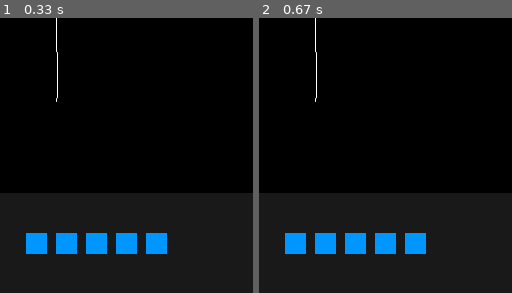
Above: before the commit, frames 1-2 (left to right).
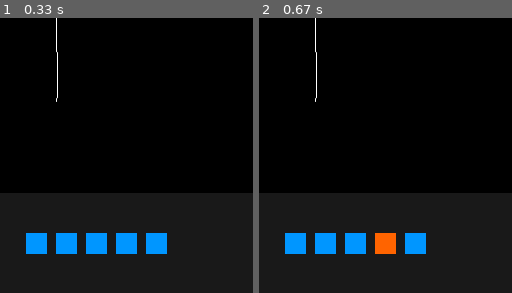
Above: after the commit, the same moments.

Repository: DavidChong2523/ECE183DA-code
Game: pygame game, started from main.py
The game is run twice, just before and just after one commit, with the same random seed, the same clock (stepped at 60 frames per second) and the same inputs.
Inputs:
- Up to frame 1 (0.33 s): no input
- Up to frame 2 (0.67 s): no input
The pictures show only the part of the screen within x 3-53%, y 50-100%; the shares and areas given below are measured in that part.

Frame 1 is identical in both runs. In frame 2, 0.6% of the frame differs, in the area x 45-55%, y 78-86%.

Commit message:
added noise to sensor reading

Diff:
--- a/nav_sim.py
+++ /dev/null
@@ -1,92 +0,0 @@
-from sim.outputs.OutputSystem import OutputSystem
-from sim.constants import DATA
-from sim.constants import ROBOT
-from sim.formulation import *
-import pandas as pd
-import matplotlib.pyplot as plt
-import pygame
-
-import cv2
-import numpy as np
-
-
-
-def rotation_mat(theta):
-    c, s = np.cos(theta), np.sin(theta)
-    rot = np.array([[c, -s], [s, c]])
-    return rot
-
-"""
-dim: (length, width)
-center: (x, y)
-angle: counterclockwise from x axis
-"""
-def rotated_rect(dim, center, angle):
-    l, w = dim
-    center = np.array([[center[0]], [center[1]]])
-    vertices = [(-w/2, l/2), (w/2, l/2), (w/2, -l/2), (-w/2, -l/2)]
-    vertices = [np.array([[v[0]], [v[1]]]) for v in vertices]
-    vertices = [rotation_mat(angle) @ v for v in vertices]
-    vertices = [v + center for v in vertices]
-    return vertices
-
-def rotated_line(length, center, angle):
-    center = np.array([[center[0]], [center[1]]])
-    vertices = [(0, 0), (length, 0)]
-    vertices = [np.array([[v[0]], [v[1]]]) for v in vertices]
-    vertices = [rotation_mat(angle) @ v for v in vertices]
-    vertices = [v + center for v in vertices]
-    return vertices
-
-def draw_rect(image, dim, center, angle, color=(255,0,0), thickness=1):
-    vertices = rotated_rect(dim, center, angle)
-    vertices = [(int(v[0][0]), int(v[1][0])) for v in vertices]
-
-    for i in range(4):
-        cv2.line(image, vertices[i], vertices[(i+1)%4], color, thickness)
-    return image
-
-def draw_line(image, length, center, angle, color=(0, 255, 0)):
-    vertices = rotated_line(length, center, angle)
-    vertices = [(int(v[0][0]), int(v[1][0])) for v in vertices]
-
-    cv2.arrowedLine(image, vertices[0], vertices[1], color)
-    return image
-
-
-pygame.init()
-vec = pygame.math.Vector2  # 2 for two dimensional
-
-HEIGHT = 450
-WIDTH = 400
-ACC = 0.5
-FRIC = -0.12
-FPS = 60
-
-FramePerSec = pygame.time.Clock()
-
-displaysurface = pygame.display.set_mode((WIDTH, HEIGHT))
-pygame.display.set_caption("Game")
-
-image = cv2.imread("line2.png")
-print("image shape", image.shape)
-print(image[:50, :50])
-#image = cv2.resize(image, (500, 500), interpolation=cv2.INTER_LINEAR)
-image = ~image
-
-cv2.imshow("test", image)
-cv2.waitKey(0)
-cv2.destroyAllWindows()
-
-def image2real(pix, image_shape):
-    row, col = pix
-    heigth, width = image_shape[0], image_shape[1]
-    real_x = col
-    real_y = height-row
-    return (real_x, real_y)
-
-def real2image(pos, image_shape):
-    x, y = pos
-    col = x
-    row = image_shape[0]-y
-    return (row, col)
--- a/sim/constants.py
+++ b/sim/constants.py
@@ -21,6 +21,9 @@
     I_THETA = 2
     I_SENSE = 0
 
+    # sensor noise probability
+    S_NOISE = 0.01
+
 class ENVIRONMENT:
     LENGTH = 1.0    # [m]
     WIDTH = 1.0     # [m]
--- a/sim/robots/KinematicsModel.py
+++ b/sim/robots/KinematicsModel.py
@@ -86,7 +86,7 @@
             image_len = ENVIRONMENT.DISPLAY_SCALE * ROBOT.SENSOR_LENGTH
             image_width = ENVIRONMENT.DISPLAY_SCALE * ROBOT.SENSOR_WIDTH
 
-            reading = utils.sensor_reading(self.env, image_pos, theta, (image_len, image_width))
+            reading = utils.sensor_reading(self.env, image_pos, theta, (image_len, image_width), noise=ROBOT.S_NOISE)
             sensor_readings.append(reading)
 
         self.outpt[ROBOT.I_SENSE] = sensor_readings
--- a/sim/utils.py
+++ b/sim/utils.py
@@ -91,8 +91,10 @@
 pos: numpy array [x, y] in image coords
 angle: radians
 dim: (length, width) in image scale
+noise: float [0, 1], probability of flipping the sensor reading
+returns: bool, True if line sensed, False otherwise
 """
-def sensor_reading(env, pos, angle, dim):
+def sensor_reading(env, pos, angle, dim, noise=0):
     # rotate environment
     rot = (np.pi/2) - angle
     rot_env = rotate_image(env, pos, rot)
@@ -102,8 +104,14 @@
     r1, r2 = int(np.rint(pos[1]-l/2)), int(np.rint(pos[1]+l/2))
     sensed_area = rot_env[r1:r2+1, c1:c2+1, :]
     sensed_area = cv2.cvtColor(sensed_area, cv2.COLOR_BGR2GRAY)
+
     area = sensed_area.shape[0]*sensed_area.shape[1]
     reading = np.count_nonzero(sensed_area) > area / 2
+
+    # add noise to reading
+    if(np.random.uniform() < noise):
+        reading = not reading
+
     return reading
 
 """
--- a/sim_testing.py
+++ /dev/null
@@ -1,226 +0,0 @@
-import cv2
-import numpy as np
-from sim.constants import *
-import sim.utils as utils
-
-"""
-pos: numpy array [x, y] in real coords
-returns: numpy array [x, y] in image coords
-"""
-def real2image(pos):
-    pos[1] *= -1
-    return pos
-
-"""
-pos: numpy array [x, y] in image coords
-returns: numpy array [x, y] in real coords
-"""
-def image2real(pos):
-    pos[1] *= -1
-    return pos
-
-"""
-theta: angle in radians
-"""
-def rotation_mat(theta):
-    c, s = np.cos(theta), np.sin(theta)
-    rot = np.array([[c, -s], [s, c]])
-    return rot
-
-"""
-dim: (length, width) in image scale
-center: np array [x, y] in image coords
-angle: radians
-returns: vector of corner positions in image coords
-"""
-def rotated_rect(dim, center, angle):
-    l, w = dim
-    # initial orientation parallel to x axis
-    vertices = [[l/2, w/2], [l/2, -w/2], [-l/2, -w/2], [-l/2, w/2]]
-    vertices = [np.array(v) for v in vertices]
-    vertices = [rotation_mat(angle) @ v for v in vertices]
-    vertices = [real2image(v) + center for v in vertices]
-    return vertices
-
-"""
-length: distance in image scale
-center: numpy array [x, y] in image coords
-angle: radians
-returns: vector of start and end positions in image coords
-"""
-def rotated_line(length, center, angle):
-    vertices = [np.array([0, 0]), np.array([length, 0])]
-    vertices = [rotation_mat(angle) @ v for v in vertices]
-    vertices = [real2image(v) + center for v in vertices]
-    return vertices
-
-"""
-dim, center, angle: same params as rotated_rect()
-"""
-def draw_rect(image, dim, center, angle, color=(255,0,0), thickness=1):
-    vertices = rotated_rect(dim, center, angle)
-    vertices = [(int(v[0]), int(v[1])) for v in vertices]
-    for i in range(4):
-        cv2.line(image, vertices[i], vertices[(i+1)%4], color, thickness)
-    return image
-
-"""
-length, center, angle: same params as rotated_line()
-"""
-def draw_line(image, length, center, angle, color=(0, 255, 0)):
-    vertices = rotated_line(length, center, angle)
-    vertices = [(int(v[0]), int(v[1])) for v in vertices]
-
-    cv2.arrowedLine(image, vertices[0], vertices[1], color)
-    return image
-
-"""
-center: numpy array [x, y] image coords
-angle: radians
-"""
-def rotate_image(image, center, angle):
-    center = np.rint(center)
-    center = (int(center[0]), int(center[1]))
-    angle = np.rad2deg(angle)
-    dims = (image.shape[1], image.shape[0])
-
-    rotate_matrix = cv2.getRotationMatrix2D(center=center, angle=angle, scale=1)
-    image = cv2.warpAffine(src=image, M=rotate_matrix, dsize=dims)
-    return image
-
-"""
-pos: numpy array [x, y] in image coords
-angle: radians
-dim: (length, width) in image scale
-"""
-def sensor_reading(env, pos, angle, dim):
-    # rotate environment
-    rot = (np.pi/2) - angle
-    rot_env = rotate_image(env, pos, rot)
-
-    l, w = dim
-    c1, c2 = int(np.rint(pos[0]-w/2)), int(np.rint(pos[0]+w/2))
-    r1, r2 = int(np.rint(pos[1]-l/2)), int(np.rint(pos[1]+l/2))
-    sensed_area = rot_env[r1:r2+1, c1:c2+1, :]
-    sensed_area = cv2.cvtColor(sensed_area, cv2.COLOR_BGR2GRAY)
-    area = sensed_area.shape[0]*sensed_area.shape[1]
-    reading = np.count_nonzero(sensed_area) > area / 2
-    return reading
-
-"""
-real_dist: float representing dist in inches
-"""
-def image_scale(real_dist):
-    # scale: 1 px = 0.01 inches
-    scale = 1 / 0.01
-    return scale * real_dist
-
-def test():
-    image = cv2.imread("line.png")
-    image = cv2.resize(image, (500, 500), interpolation=cv2.INTER_LINEAR)
-    image = ~image
-    orig_image = cv2.cvtColor(image, cv2.COLOR_BGR2GRAY)
-
-    pos = (200, 200)
-    pos = real2image(pos, image.shape, xy=True)
-    sensor_pos = (ROBOT.SENSOR_POS[0] + 200, ROBOT.SENSOR_POS[1] + 200)
-    sensor_pos = real2image(sensor_pos, image.shape, xy=True)
-    angle = 0
-    angle = angle2image(angle)
-
-    # simulate sensing
-    # rotate image opposite sensor angle
-    orig_image[int(sensor_pos[1])][int(sensor_pos[0])] = 1
-    sensor_dim_x = 1 # 1/2 inch by 1/2 inch
-    sensor_dim_y = 1
-    scol, srow = int(sensor_pos[0]), int(sensor_pos[1])
-    r1, r2 = srow-sensor_dim_y, srow+sensor_dim_y
-    c1, c2 = scol-sensor_dim_x, scol+sensor_dim_x
-    sensed_array = orig_image[r1:r2, c1:c2]
-    sensed_value = np.max(sensed_array)
-    print(sensed_array)
-    #print(sensed_array.shape, scol, srow, sensor_dim_x, sensor_dim_y, r1, r2, c1, c2)
-    print(sensed_value)
-
-    image = draw_rect(image, (ROBOT.LENGTH, ROBOT.WIDTH), pos, angle)
-    image = draw_rect(image, (ROBOT.SENSOR_LENGTH, ROBOT.SENSOR_WIDTH), sensor_pos, angle, color=(255, 255, 0), thickness=2)
-    image = draw_line(image, 10, pos, angle)
-
-    cv2.imshow("tets", image)
-    cv2.waitKey(0)
-    cv2.destroyAllWindows()
-
-def test2():
-    img = np.zeros((500, 600, 3), np.uint8)
-    img[:, 500:, 1] = 255
-    cv2.rectangle(img, (200, 200), (250, 300), color=(255, 0, 0), thickness=-1)
-    cv2.rectangle(img, (220, 220), (230, 230), color=(255, 255, 0), thickness=-1)
-    cv2.line(img, (100, 300), (100, 100), color=(0,0,255), thickness=1)
-    img = draw_line(img, 20, np.array([225, 225]), np.pi*3/2, color=(0, 255, 255))
-
-    ang = np.pi/6
-    img = draw_rect(img, (10, 30), np.array([400, 400]), ang)
-    img = draw_line(img, 10, np.array([400, 400]), ang)
-    cv2.rectangle(img, (398, 398), (402, 402), color=(0, 255, 255), thickness = -1)
-    angle = (np.pi/2 - ang)*180/np.pi#45#np.pi/2
-    rotate_matrix = cv2.getRotationMatrix2D(center=(225, 225), angle=angle, scale=1)
-    orig_image = cv2.warpAffine(src=img, M=rotate_matrix, dsize=(img.shape[1], img.shape[0]))
-    print(sensor_reading(img, np.array([400.5, 400.5]), ang, (1,1)))
-    cv2.imshow("test", img)
-    cv2.imshow("test2", orig_image)
-    cv2.waitKey(0)
-    cv2.destroyAllWindows()
-
-def test3():
-    img = np.zeros((4,4,3), np.uint8)
-    img[0][1] = 255
-    img[1][0] = 255
-    img[2][0] = 255
-    img[3][0] = 255
-    cols = img.shape[1]
-    rows = img.shape[0]
-    src = img
-    for i in range(5):
-        src = cv2.pyrUp(src, dstsize=(2 * src.shape[1], 2 * src.shape[0]))
-    src = cv2.threshold(src, 1, 255, cv2.THRESH_BINARY)[1]
-    new_img = cv2.resize(img, (200, 200), interpolation=cv2.INTER_LINEAR)
-    new_img2 = cv2.resize(img, (200, 200), interpolation=cv2.INTER_CUBIC)
-    new_img3 = cv2.resize(img, (200, 200), interpolation=cv2.INTER_LANCZOS4)
-    new_img3 = cv2.threshold(new_img2, 10, 255, cv2.THRESH_BINARY)[1]
-    new_img4 = cv2.threshold(new_img, 10, 255, cv2.THRESH_BINARY)[1]
-    test_img = cv2.resize(img, (200, 200), interpolation=cv2.INTER_NEAREST)
-    print(new_img3)
-    cv2.imshow("test", new_img4)
-    cv2.imshow("test2", new_img)
-    cv2.imshow("test3", new_img2)
-    cv2.imshow("test4", new_img3)
-    cv2.imshow("src", src)
-    cv2.waitKey(0)
-    cv2.destroyAllWindows()
-
-def test4():
-    sensor_readings = [0, 0, 0, 0, 0]
-    IB_HEIGHT = 100
-    GRAY = (105, 105, 105)
-    info_bar = np.zeros((IB_HEIGHT, 500, 3), np.uint8)
-    info_bar[:,:,:] = GRAY
-
-    # draw sensor readings
-    block_dim = 20
-    block_spacing = 10
-    block_y = 50
-    start_x = 50
-    for i, sr in enumerate(sensor_readings):
-        if(sr == 0):
-            color = (255, 100, 0)
-        else:
-            color = (0, 150, 255)
-        block_x = start_x + i*(block_dim+block_spacing)
-        top_left = (block_x-block_dim//2, block_y-block_dim//2)
-        bot_right = (block_x+block_dim//2, block_y+block_dim//2)
-        cv2.rectangle(info_bar, top_left, bot_right, color, -1)
-    cv2.imshow("test2", info_bar)
-    cv2.waitKey(0)
-    cv2.destroyAllWindows()
-if __name__ == "__main__":
-    test3()
--- /dev/null
+++ b/test.py
@@ -0,0 +1,11 @@
+import numpy as np
+import cv2 as cv
+# Create a black image
+img = np.zeros((8,8,3), np.uint8)
+
+cv.ellipse(img,(4,4),(2,1),45,0,360,(255, 255, 0),-1)
+
+img = cv.resize(img, (512, 512), interpolation=cv.INTER_NEAREST)
+cv.imshow("test", img)
+cv.waitKey(0)
+cv.destroyAllWindows()
--- a/test_pyr.py
+++ /dev/null
@@ -1,43 +0,0 @@
-import sys
-import cv2 as cv
-def main(argv):
-    print("""
-    Zoom In-Out demo
-    ------------------
-    * [i] -> Zoom [i]n
-    * [o] -> Zoom [o]ut
-    * [ESC] -> Close program
-    """)
-
-    filename = argv[0] if len(argv) > 0 else 'line.png'
-    # Load the image
-    src = cv.imread(cv.samples.findFile(filename))
-    src = ~src
-    # Check if image is loaded fine
-    if src is None:
-        print ('Error opening image!')
-        print ('Usage: pyramids.py [image_name -- default ../data/chicky_512.png] \n')
-        return -1
-
-    while 1:
-        rows, cols, _channels = map(int, src.shape)
-
-        cv.imshow('Pyramids Demo', src)
-        mask = cv.threshold(src, 1, 255, cv.THRESH_BINARY)[1]
-        cv.imshow("mask", mask)
-        k = cv.waitKey(0)
-        if k == 27:
-            break
-
-        elif chr(k) == 'i':
-            src = cv.pyrUp(src, dstsize=(2 * cols, 2 * rows))
-            print ('** Zoom In: Image x 2')
-
-        elif chr(k) == 'o':
-            src = cv.pyrDown(src, dstsize=(cols // 2, rows // 2))
-            print ('** Zoom Out: Image / 2')
-
-    cv.destroyAllWindows()
-    return 0
-if __name__ == "__main__":
-    main(sys.argv[1:])
